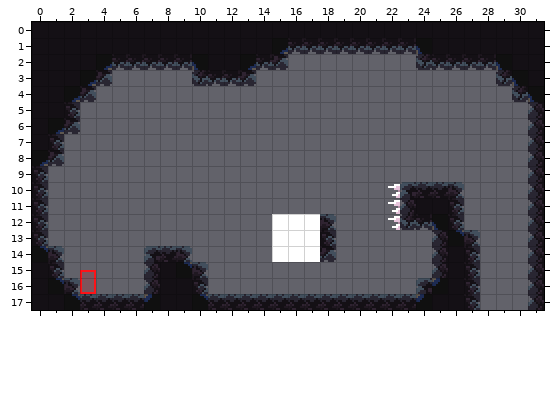
One commit to this Tiled map: Assets/Tiles/Alex/Tutorial.tmx. The picture above is the old version.
Cells are 8x8 px. Shown: x 0..31, y 0..17.
Once edited:
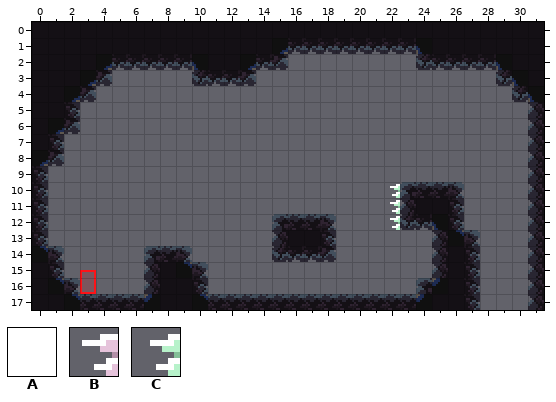
Key: from "Mechanics": A 1 "Moving Box"; from "Spikes": B 1 "SpikeLeft", C 11 "ConnectedSpike".
Objects are placed by their top-left corner, in cells (3,4 is the top-left corner of cell 3,4); size is 1x1 cell unless given.
The exact change:
Layer "Mechanics":
A new object: C "ConnectedSpike" at 22,10.
A new object: C "ConnectedSpike" at 22,11.
A new object: C "ConnectedSpike" at 22,12.
Object B "SpikeLeft" at 22,10 is removed.
Object B "SpikeLeft" at 22,11 is removed.
Object B "SpikeLeft" at 22,12 is removed.
Object A "Moving Box" at 15,12 size 3x3 is removed.
